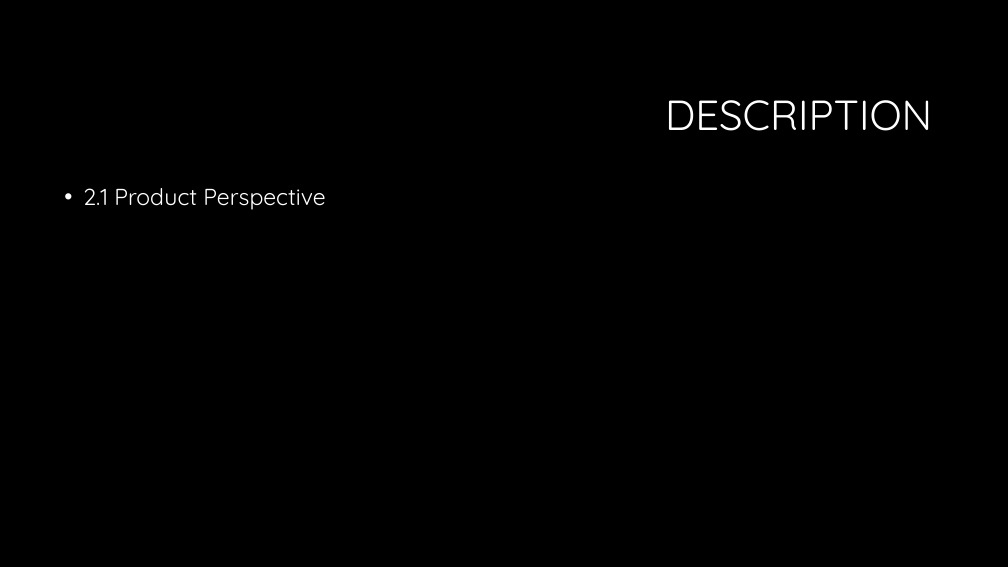
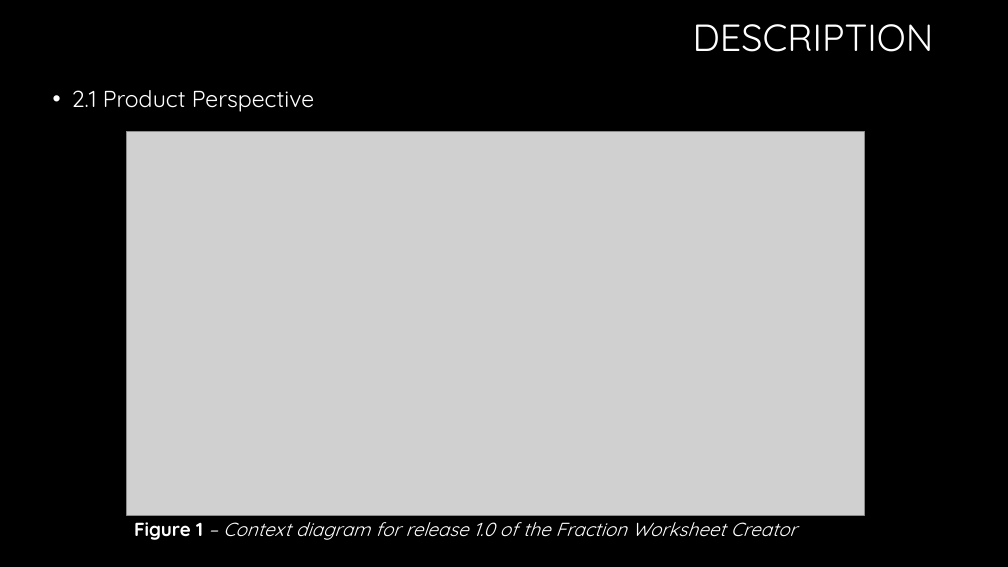
Before and after one commit to sarahakk/fraction-worksheet-creator, a slide deck: slide 3 of Presentation Elementary Engineers .pptx. Drawn at 1008x567 pixels with LibreOffice and Linux fonts; fonts in the diff are those of the drawing; grey boxes stand for pictures; background and template pictures are left out. Boxes give left, top, right and bottom in pixels: in the first picture for what was removed or moved away, otherwise in the second. Text is boxed around its words. In the diff, an @@ line names an element or a change of style, - is before the commit and + after.

Commit message:
Added the content to the slide Introduction and the diagram to the Description Slide

```diff
--- a/Presentation Elementary Engineers .pptx
+++ b/Presentation Elementary Engineers .pptx
@@ title "DESCRIPTION": place and size @@
-title "DESCRIPTION" at [665, 100, 932, 131]
+title "DESCRIPTION" at [693, 24, 934, 52]
@@ title "DESCRIPTION" at [693, 24, 934, 52]: size 40 to 36 pt @@
@@ text "2.1 Product Perspective": place and size @@
-text "2.1 Product Perspective" at [83, 188, 325, 210]
+text "2.1 Product Perspective" at [72, 90, 314, 112]
@@ picture added at [126, 132, 864, 516] @@
@@ text added at [134, 515, 797, 540], 18 pt, text #FFFFFF, italic @@
+Figure 1 – Context diagram for release 1.0 of the Fraction Worksheet Creator
```
Also in this commit, not shown: 2 other slides changed.
